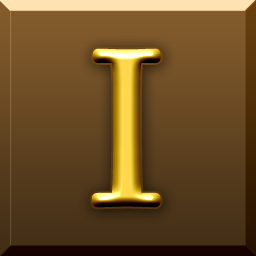
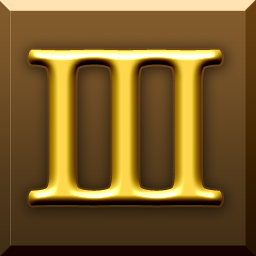
Layered file, before and after one edit (256px x 256px). Changes by layer:
renamed "I" to "III", painted on it over (28, 48, 222, 208)
